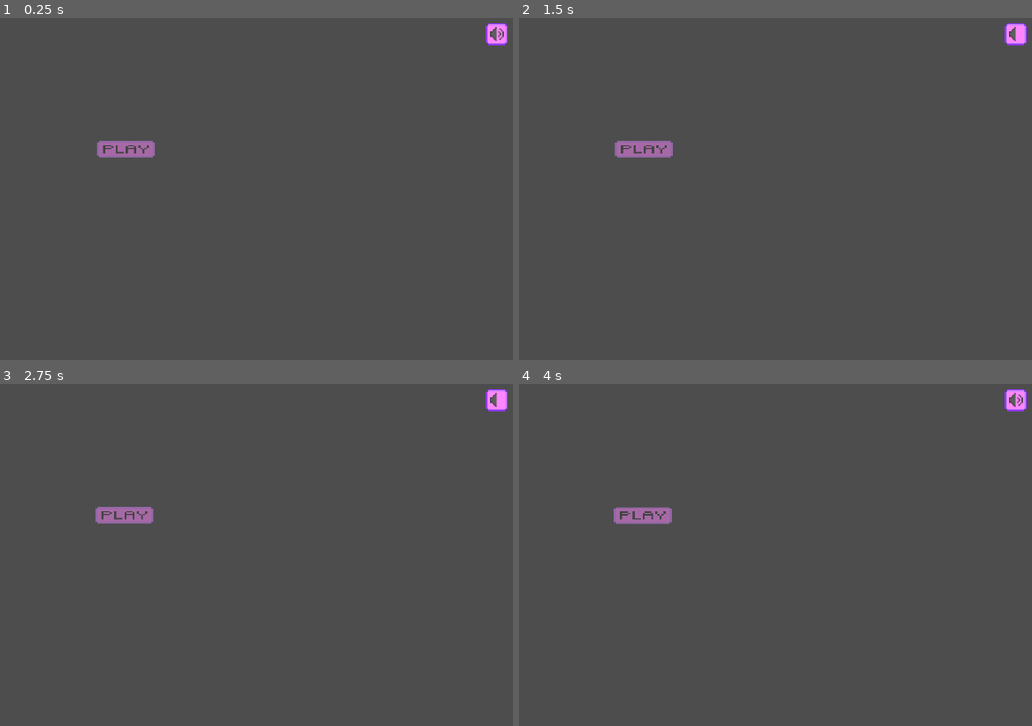
Above: before the commit, frames 1-4 (two rows, left to right).
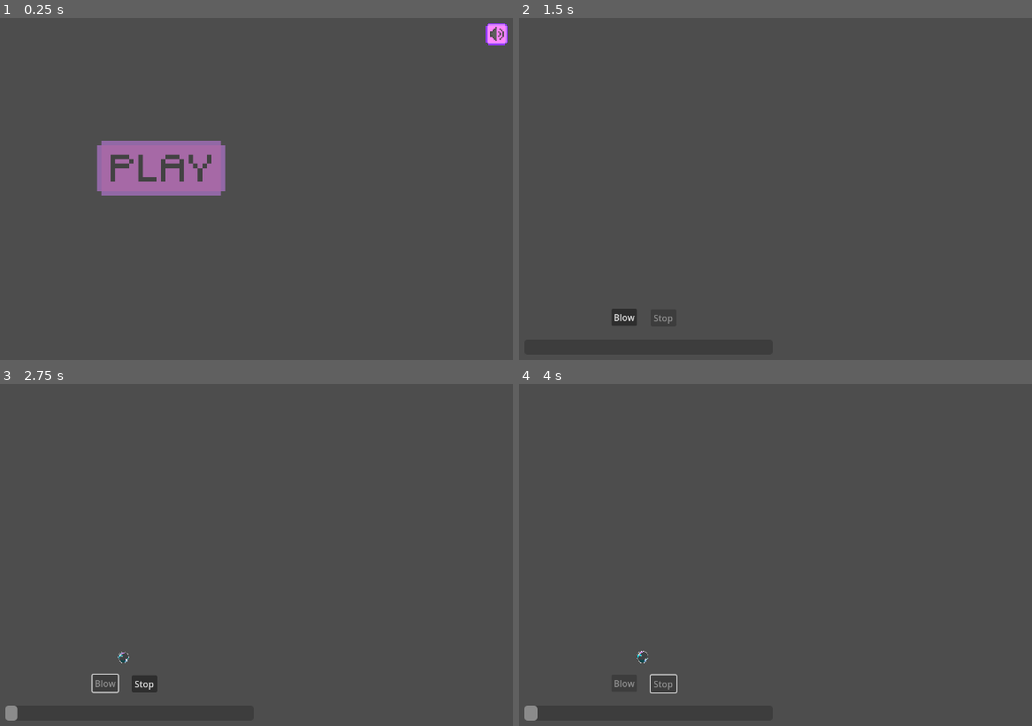
Above: after the commit, the same moments.

Repository: Topech/gamejam2025
Game: Godot game, scene res://main.tscn
The game is run twice, just before and just after one commit, with the same random seed, the same clock (stepped at 60 frames per second) and the same inputs.
Inputs (mouse positions are in pixels of both pictures, inside the frame that each line leads up to):
- Up to frame 1 (0.25 s): no input
- Up to frame 2 (1.5 s): click (1016, 35) at 0.5 s; click "This button starts the game!" at 1.25 s
- Up to frame 3 (2.75 s): click (107, 684) at 2 s, where only the run after the commit has a clickable "Blow"
- Up to frame 4 (4 s): click (662, 684) at 2.75 s, where only the run after the commit has a clickable "Stop"; click (1016, 401) at 3.52 s

The runs differ from the first frame. In frame 1, 3.1% of the frame differs, in the area x 18-44%, y 35-52%; in frame 2, 1.0%; in frame 3, 1.2%; in frame 4, 1.0%.

Commit message:
Start button updated

Diff:
--- a/button.tscn
+++ b/button.tscn
@@ -55,8 +55,8 @@
 anchor_bottom = 1.0
 offset_left = 507.0
 offset_top = -488.0
-offset_right = 737.0
-offset_bottom = -181.0
+offset_right = 744.0
+offset_bottom = -381.0
 grow_vertical = 0
 
 [node name="StartButton" type="Button" parent="Menu"]
@@ -85,9 +85,10 @@
 [node name="TextureRect" type="TextureRect" parent="Menu/StartButton"]
 layout_mode = 0
 offset_left = 2.0
-offset_right = 107.0
-offset_bottom = 30.0
+offset_right = 234.0
+offset_bottom = 100.0
 texture = ExtResource("3_mvdgq")
+stretch_mode = 4
 
 [connection signal="mouse_entered" from="Menu/StartButton" to="." method="_on_start_button_mouse_entered"]
 [connection signal="mouse_exited" from="Menu/StartButton" to="." method="_on_start_button_mouse_exited"]
